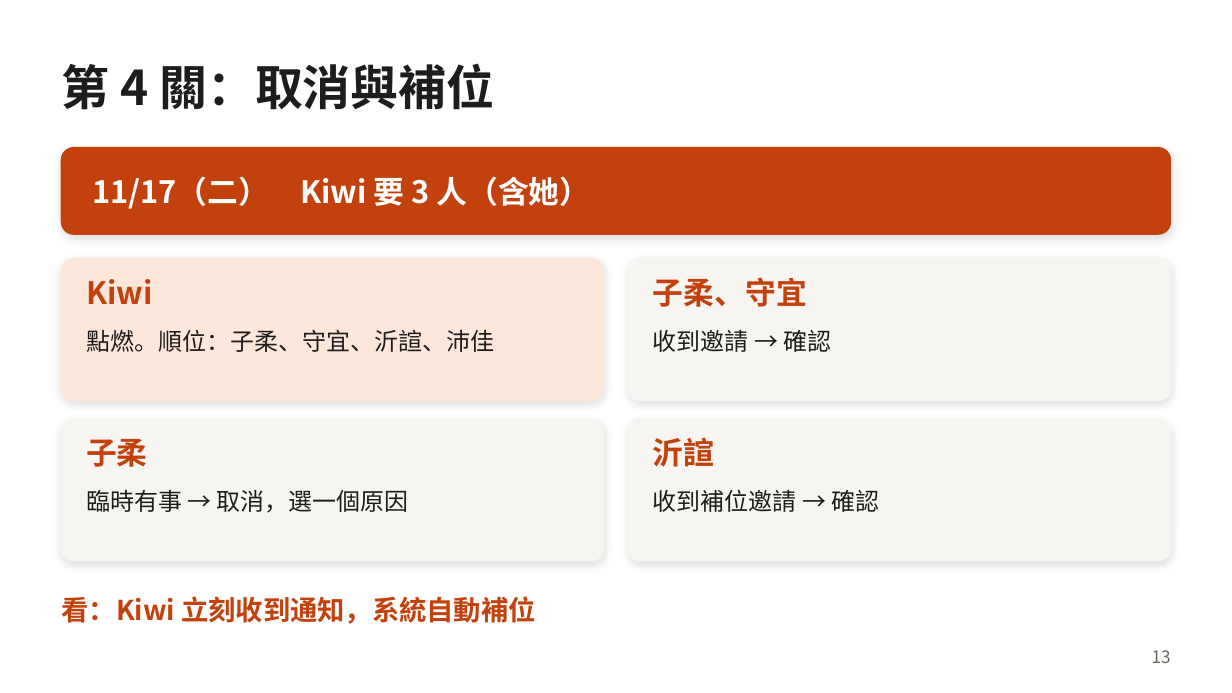
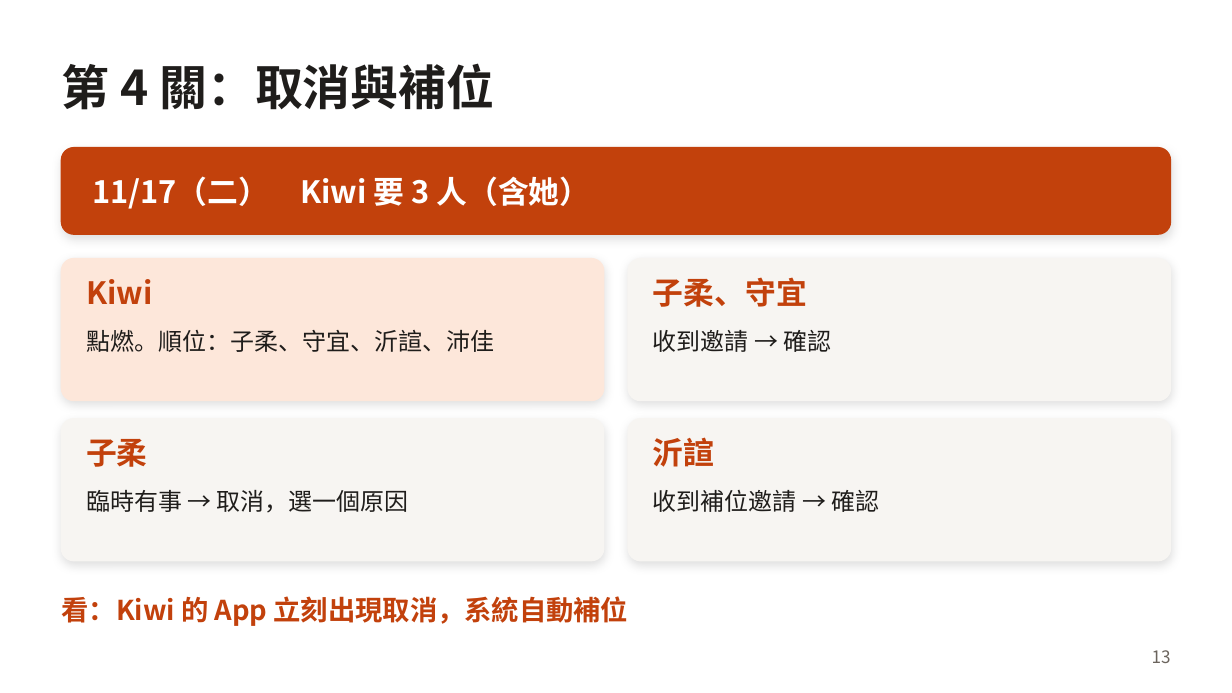
Before and after one commit to ababaa2abbb-huochai/huochai-app, a slide deck: slide 13 of docs/briefing/huochai-briefing-30min.pptx. Drawn at 1232x693 pixels with LibreOffice and Linux fonts; fonts in the diff are those of the drawing. Boxes give left, top, right and bottom in pixels: in the first picture for what was removed or moved away, otherwise in the second. Text is boxed around its words. In the diff, an @@ line names an element or a change of style, - is before the commit and + after.

```diff
--- a/docs/briefing/huochai-briefing-30min.pptx
+++ b/docs/briefing/huochai-briefing-30min.pptx
@@ text at (62,596,629,626): text changed @@
-看：Kiwi 立刻收到通知，系統自動補位
+看：Kiwi 的 App 立刻出現取消，系統自動補位
```
Also in this commit, not shown: 1 other slide changed, 2 other files.
